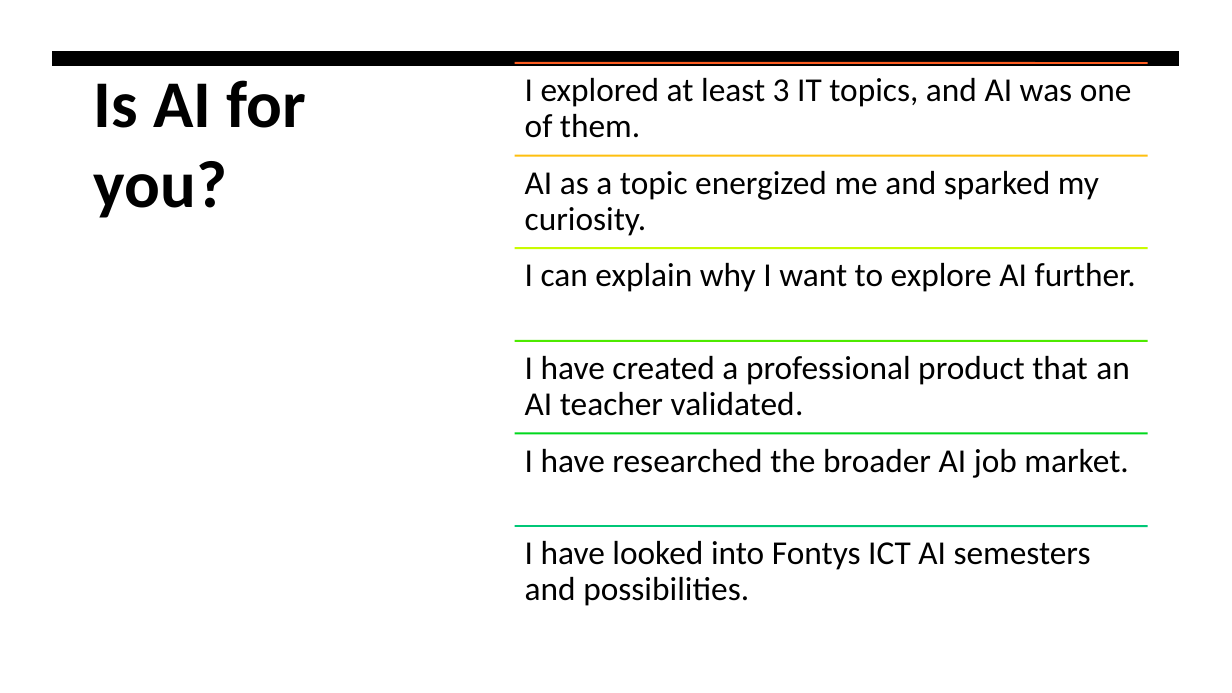
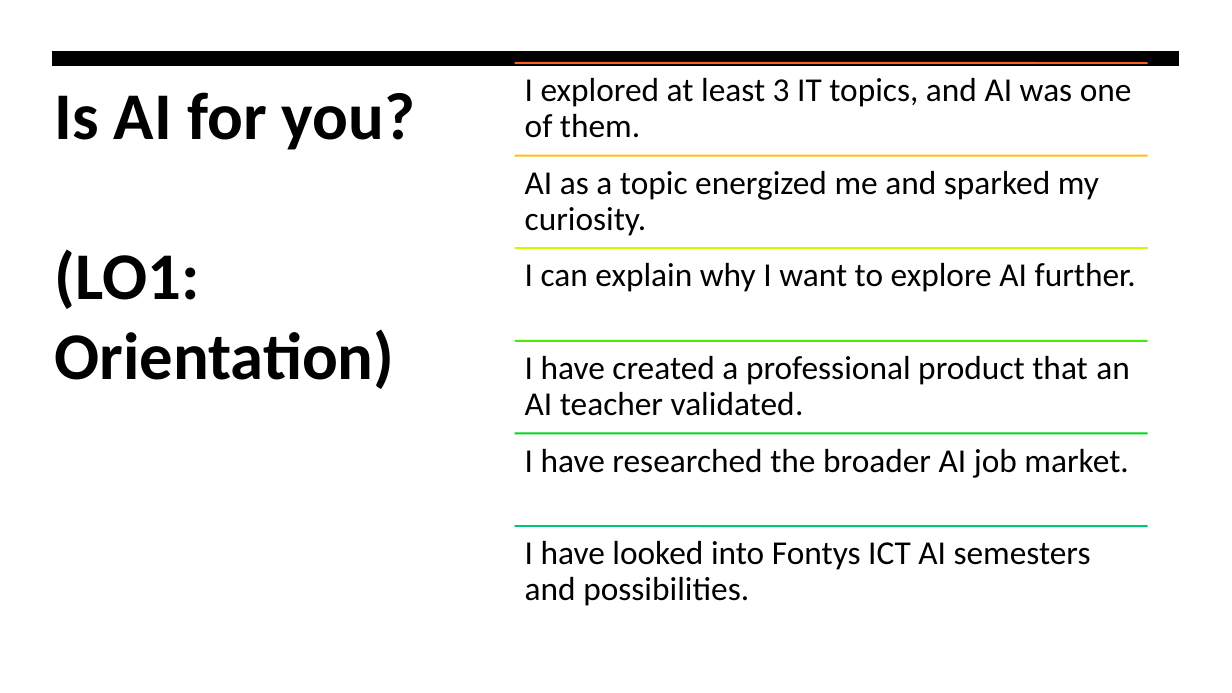
Before and after one commit to imanmossavat/ml-teaching-materials-fontys, a slide deck: slide 12 of orientation_startsemester/Introduction to Artificial Intelligence_distributed.pptx (slide 11 before the commit). Drawn at 1232x693 pixels with LibreOffice and Linux fonts; fonts in the diff are those of the drawing. Boxes give left, top, right and bottom in pixels: in the first picture for what was removed or moved away, otherwise in the second. Text is boxed around its words. In the diff, an @@ line names an element or a change of style, - is before the commit and + after.

Commit message:
slides sem 1

```diff
--- a/orientation_startsemester/Introduction to Artificial Intelligence_distributed.pptx
+++ b/orientation_startsemester/Introduction to Artificial Intelligence_distributed.pptx
@@ title at (55, 92, 415, 389): text changed @@
-Is AI for you?
+Is AI for you?
+(LO1: Orientation)
```
Also in this commit, not shown: 1 slide added.
